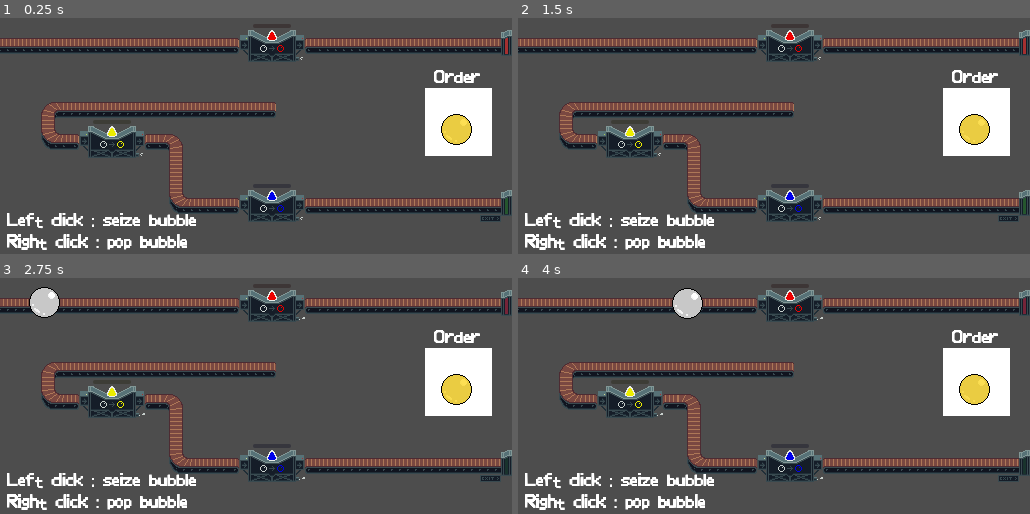
Above: before the commit, frames 1-4 (two rows, left to right).
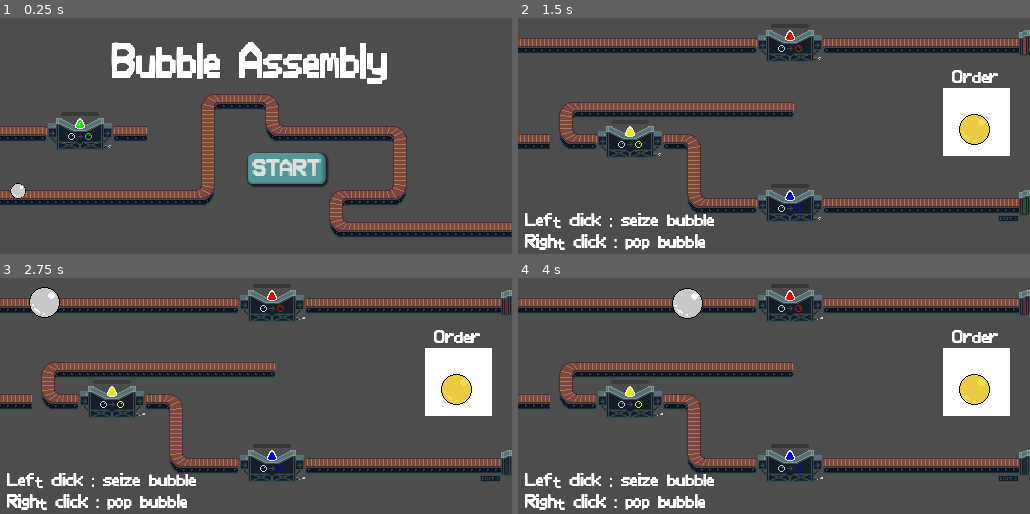
Above: after the commit, the same moments.

Repository: rems64/BubbleAssembly
Game: Godot game, scene res://bienvenue.tscn
The game is run twice, just before and just after one commit, with the same random seed, the same clock (stepped at 60 frames per second) and the same inputs. Before the commit the project starts from res://level01.tscn.
Inputs (mouse positions are in pixels of both pictures, inside the frame that each line leads up to):
- Up to frame 1 (0.25 s): no input
- Up to frame 2 (1.5 s): click (804, 171) at 0.5 s, where only the run after the commit has a clickable "START"; move the mouse to (886, 112) at 1.27 s; click (886, 112) at 1.42 s
- Up to frame 3 (2.75 s): move the mouse to (153, 398) at 2.02 s; click (153, 398) at 2.17 s
- Up to frame 4 (4 s): move the mouse to (564, 301) at 2.77 s; click (564, 301) at 2.92 s; move the mouse to (748, 436) at 3.52 s; click (748, 436) at 3.67 s

The runs differ from the first frame. In frame 1, 37% of the frame differs, in the area x 0-100%, y 5-99%; in frame 2, 0.4%; in frame 3, 0.4%; in frame 4, 0.4%.

Commit message:
ça va faire mal

Diff:
--- a/bienvenue.tscn
+++ b/bienvenue.tscn
@@ -1,9 +1,13 @@
-[gd_scene load_steps=9 format=3 uid="uid://ctl03nd4omgmf"]
+[gd_scene load_steps=13 format=3 uid="uid://ctl03nd4omgmf"]
 
 [ext_resource type="FontFile" uid="uid://dbmqagvqypr2v" path="res://Pixle_Font.ttf" id="1_e2hye"]
+[ext_resource type="Script" path="res://start.gd" id="1_j7lqy"]
+[ext_resource type="Script" path="res://bigBoss.gd" id="1_jasbq"]
 [ext_resource type="PackedScene" uid="uid://idwlm7l7ny2e" path="res://node_2d.tscn" id="2_0084a"]
 [ext_resource type="Texture2D" uid="uid://dl7yg3sxy4oui" path="res://illus/pixel_bulle.png" id="3_oa8ue"]
 [ext_resource type="Script" path="res://bienvenue.gd" id="3_yio2o"]
+[ext_resource type="AudioStream" uid="uid://dxppx0onh8046" path="res://musique_intro.mp3" id="5_2ev23"]
+[ext_resource type="PackedScene" uid="uid://cd8ornr32tkhw" path="res://level01.tscn" id="8_6emyb"]
 
 [sub_resource type="StyleBoxFlat" id="StyleBoxFlat_38uy5"]
 content_margin_left = 1.0
@@ -71,8 +75,19 @@
 point_count = 18
 
 [node name="bienvenue" type="Node2D"]
+script = ExtResource("1_jasbq")
 
-[node name="RichTextLabel" type="RichTextLabel" parent="."]
+[node name="accueil" type="Node2D" parent="."]
+script = ExtResource("1_j7lqy")
+
+[node name="AudioStreamPlayer2D" type="AudioStreamPlayer2D" parent="accueil"]
+stream = ExtResource("5_2ev23")
+parameters/looping = true
+
+[node name="rail" parent="accueil" instance=ExtResource("2_0084a")]
+position = Vector2(0, 152)
+
+[node name="RichTextLabel" type="RichTextLabel" parent="accueil"]
 texture_filter = 1
 offset_left = 83.0
 offset_top = 18.0
@@ -89,7 +104,7 @@
 autowrap_mode = 2
 drag_and_drop_selection_enabled = false
 
-[node name="Button" type="Button" parent="."]
+[node name="Button" type="Button" parent="accueil"]
 offset_left = 250.0
 offset_top = 160.0
 offset_right = 309.0
@@ -98,19 +113,21 @@
 theme = SubResource("Theme_3krrx")
 text = "START"
 
-[node name="Node2D" parent="." instance=ExtResource("2_0084a")]
-position = Vector2(0, 152)
-
-[node name="Path2D" type="Path2D" parent="."]
+[node name="Path2D" type="Path2D" parent="accueil"]
 position = Vector2(-5, 184)
 scale = Vector2(0.5, 0.5)
 curve = SubResource("Curve2D_3if7o")
 
-[node name="PathFollow2D" type="PathFollow2D" parent="Path2D"]
+[node name="PathFollow2D" type="PathFollow2D" parent="accueil/Path2D"]
 position = Vector2(-2, 16)
 rotates = false
 script = ExtResource("3_yio2o")
 
-[node name="s" type="Sprite2D" parent="Path2D/PathFollow2D"]
+[node name="s" type="Sprite2D" parent="accueil/Path2D/PathFollow2D"]
 position = Vector2(6, 2)
 texture = ExtResource("3_oa8ue")
+
+[node name="SceneRoot" parent="." instance=ExtResource("8_6emyb")]
+
+[connection signal="niveau1" from="accueil" to="." method="_on_start_cliqued"]
+[connection signal="pressed" from="accueil/Button" to="accueil" method="_on_button_pressed"]
--- /dev/null
+++ b/bigBoss.gd
@@ -0,0 +1,48 @@
+extends Node2D
+
+
+# Called when the node enters the scene tree for the first time.
+func _ready() -> void:
+	$accueil.show()
+	$SceneRoot.hide()
+
+
+# Called every frame. 'delta' is the elapsed time since the previous frame.
+func _process(delta: float) -> void:
+	pass
+
+
+func _on_start_cliqued() -> void:
+	remove_child($accueil)
+	$SceneRoot.show()
+
+func dijkstra(bulleDep : Node) :
+	var liste_voisins = [bulleDep]
+	if bulleDep.voisinHaut != null : liste_voisins.append(bulleDep.voisinHaut)
+	if bulleDep.voisinBas != null : liste_voisins.append(bulleDep.voisinBas)
+	if bulleDep.voisinGauche != null : liste_voisins.append(bulleDep.voisinGauche)
+	if bulleDep.voisinDroite != null : liste_voisins.append(bulleDep.voisinDroite)
+	var voisins_visites = [bulleDep]
+	var i = 0
+	while voisins_visites.size() < liste_voisins.size() :
+		i += 1
+		print("_______")
+		print("tour : ", i)
+		#print("liste voisins : ", liste_voisins)
+		#print("liste_visites : ", voisins_visites)
+		var voisin = liste_voisins[voisins_visites.size()]
+		if voisin.voisinHaut != null :
+			if !(voisin.voisinHaut in liste_voisins) :
+				liste_voisins.append(voisin.voisinHaut)
+		if voisin.voisinBas != null :
+			if !(voisin.voisinBas in liste_voisins) :
+				liste_voisins.append(voisin.voisinBas)
+		if voisin.voisinGauche != null :
+			if !(voisin.voisinGauche in liste_voisins) :
+				liste_voisins.append(voisin.voisinGauche)
+		if voisin.voisinDroite != null :
+			if !(voisin.voisinDroite in liste_voisins) :
+				liste_voisins.append(voisin.voisinDroite)
+		voisins_visites.append(voisin)
+	liste_voisins.pop_front()
+	return liste_voisins
--- a/level01.tscn
+++ b/level01.tscn
@@ -6,11 +6,12 @@
 [ext_resource type="Texture2D" uid="uid://12n0d04wd02l" path="res://illus/level_objectifs/lv0.png" id="2_3wd65"]
 [ext_resource type="FontFile" uid="uid://dbmqagvqypr2v" path="res://Pixle_Font.ttf" id="2_3x6ar"]
 [ext_resource type="PackedScene" uid="uid://bnxpox1r4ypfm" path="res://bubulle.tscn" id="2_gc5vy"]
+[ext_resource type="AudioStream" uid="uid://qf8rk05h1qhg" path="res://musique.mp3" id="2_vca1t"]
 [ext_resource type="Texture2D" uid="uid://bakfbds3klh1t" path="res://illus/level_objectifs/lv1.png" id="3_k8yba"]
 [ext_resource type="Texture2D" uid="uid://i11malh6w03d" path="res://illus/level_objectifs/lv2.png" id="4_c7apq"]
-[ext_resource type="PackedScene" uid="uid://cvj0pylkkabra" path="res://conveyor.tscn" id="4_ir3kw"]
+[ext_resource type="PackedScene" path="res://conveyor.tscn" id="4_ir3kw"]
 [ext_resource type="PackedScene" uid="uid://brc6qlway2mx5" path="res://color_changer.tscn" id="5_si668"]
-[ext_resource type="PackedScene" uid="uid://cd4m8jq5cocs2" path="res://exit.tscn" id="6_ppdk1"]
+[ext_resource type="PackedScene" path="res://exit.tscn" id="6_ppdk1"]
 [ext_resource type="Script" path="res://spawn_point.gd" id="12_smqhh"]
 
 [sub_resource type="SpriteFrames" id="SpriteFrames_j02ya"]
@@ -85,6 +86,11 @@
 [node name="SceneRoot" type="Node2D"]
 script = ExtResource("1_xra8f")
 
+[node name="AudioStreamPlayer" type="AudioStreamPlayer" parent="."]
+stream = ExtResource("2_vca1t")
+autoplay = true
+parameters/looping = true
+
 [node name="objectif" type="Node2D" parent="."]
 position = Vector2(413, 166)
 script = ExtResource("2_3rmrg")
@@ -123,7 +129,7 @@
 Right click : pop bubble"
 
 [node name="TileMapLayer" type="TileMapLayer" parent="."]
-tile_map_data = PackedByteArray("AAAPAAYAAQAAABkAAAAOAAYAAQA …(608 unchanged characters)… AABIAAAAAAAEAAQAAAAEAAAD//wEAAQAAAAEAAAA=")
+tile_map_data = PackedByteArray("AAAPAAYAAQAAABkAAAAOAAYAAQA …(608 unchanged characters)… AABIAAAAAAAEAAQAAAAEAAAD//wEAAQAAAAEAAAAAAAQAAQAAAAEAAAD//wQAAQAAAA8AAAA=")
 tile_set = ExtResource("1_0rjcl")
 
 [node name="ColorChanger" parent="." instance=ExtResource("5_si668")]
--- a/project.godot
+++ b/project.godot
@@ -11,7 +11,7 @@
 [application]
 
 config/name="BubbleAssembly"
-run/main_scene="res://level01.tscn"
+run/main_scene="res://bienvenue.tscn"
 config/features=PackedStringArray("4.3", "GL Compatibility")
 config/icon="res://icon.svg"
 
--- /dev/null
+++ b/start.gd
@@ -0,0 +1,15 @@
+extends Node2D
+
+signal niveau1
+# Called when the node enters the scene tree for the first time.
+func _ready() -> void:
+	$AudioStreamPlayer2D.play()
+
+
+# Called every frame. 'delta' is the elapsed time since the previous frame.
+func _process(delta: float) -> void:
+	pass
+
+
+func _on_button_pressed() -> void:
+	niveau1.emit()
Not shown: 1 places in level01.tscn that only renumber resources
Not shown, added: musique.mp3.import
Not shown, added: musique_intro.mp3.import
Not shown, added: musique.mp3
Not shown, added: musique_intro.mp3
